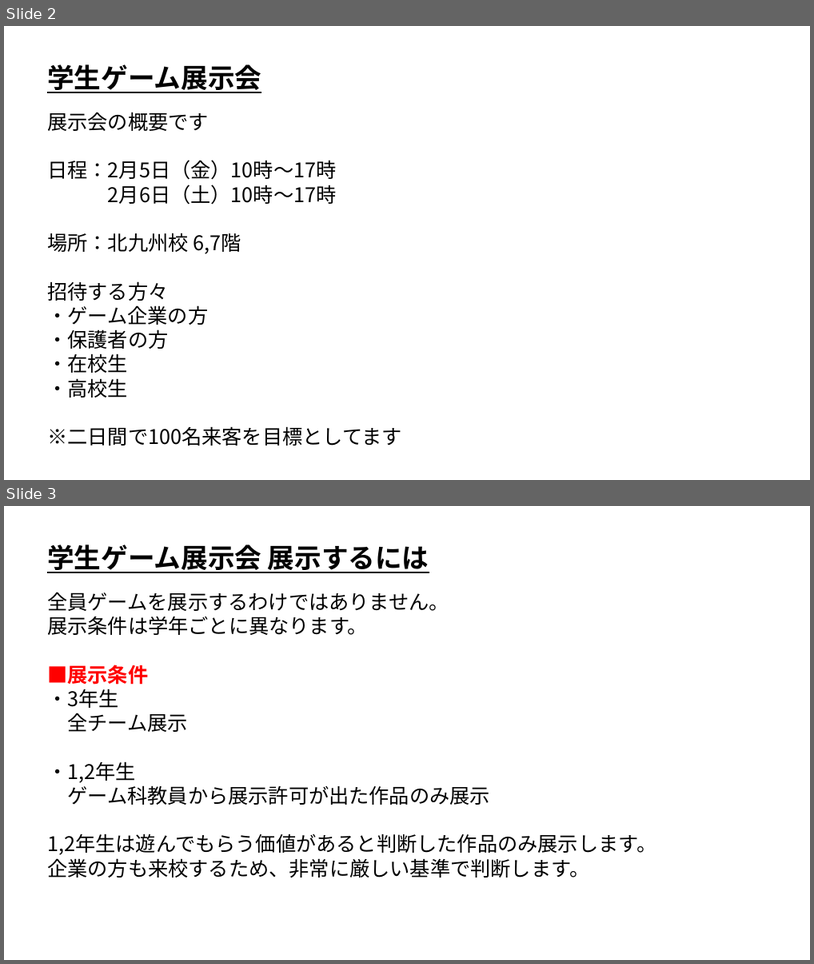
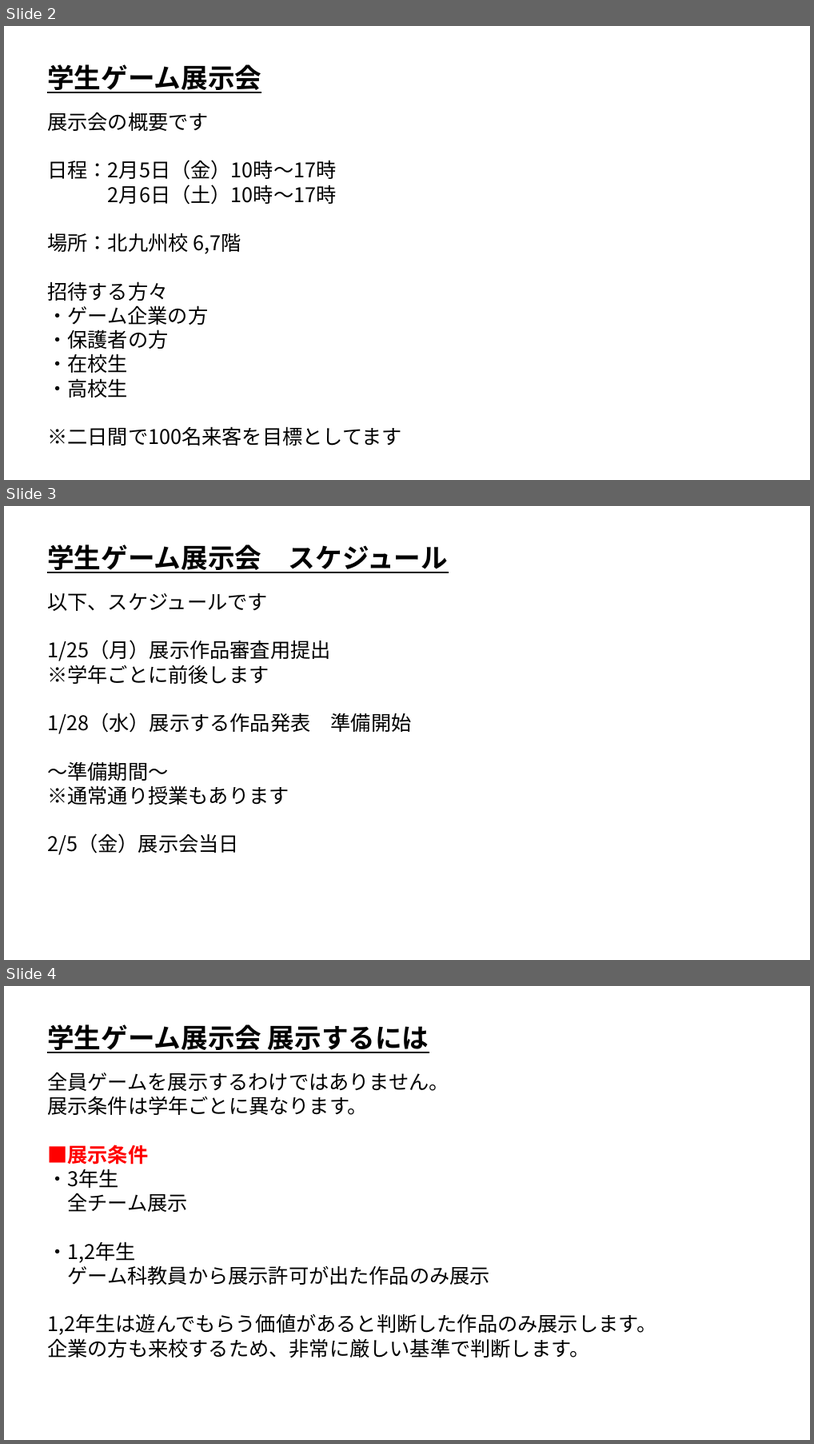
Before and after one commit to ArakiYusuke-Ohara/Textbook, a slide deck: その他/ゲーム展示会/学生ゲーム展示会について.pptx. Shown one above the other, each under a label of ours: slides 2 and 3 before the commit, slides 2, 3 and 4 after it. The pictures are 814x964 and 814x1444 pixels, drawn with LibreOffice and Linux fonts; fonts in the diff are those of the drawing. Boxes give left, top, right and bottom in pixels: in the first picture for what was removed or moved away, otherwise in the second. Text is boxed around its words. In the diff, an @@ line names an element or a change of style, - is before the commit and + after.

```diff
--- a/その他/ゲーム展示会/学生ゲーム展示会について.pptx
+++ b/その他/ゲーム展示会/学生ゲーム展示会について.pptx
@@ slide 3 added at (4,506,810,960), background #FFFFFF @@
@@ text added at (47,544,448,573), 32 pt, text #000000, bold, underline @@
+学生ゲーム展示会 スケジュール
@@ text added at (47,593,330,855), 24 pt, text #000000 @@
+以下、スケジュールです
+1/25（月）展示作品審査用提出
+※学年ごとに前後します
+1/28（水）展示する作品発表 準備開始
+～準備期間～
+※通常通り授業もあります
+2/5（金）展示会当日
@@ what was slide 3 is now slide 4 @@
```
Also in this commit, not shown: 2 slides changed, 1 other slide added, 1 other file.
